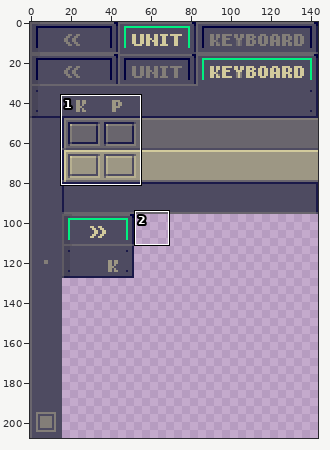
Sprite sheet -- static/res/unitbars.png. Above, an overview of the earlier version with the close-up marked.
Close-up. Before the commit:
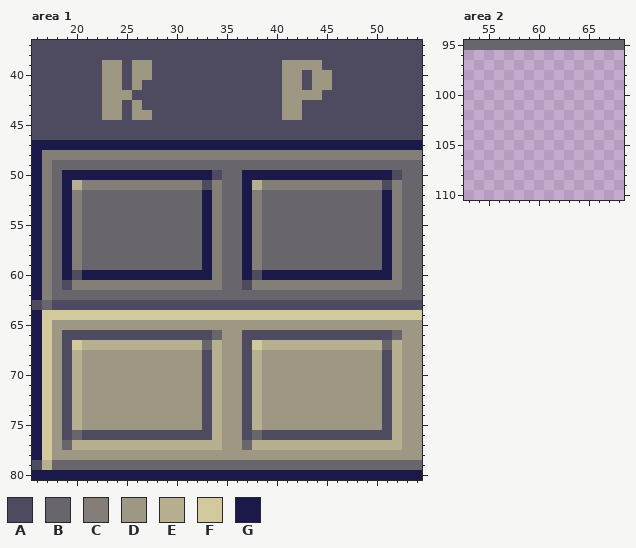
The file is 144x208 pixels. Colours within 5 levels of each other are drawn and written as one. Shown: area 1: x 16..54, y 37..80; area 2: x 53..68, y 95..110. The commit also changed other parts of the picture, which this record leaves out.
Palette (. is transparent): A #4e4b61  B #69656d  C #837e78  D #9d9784  E #b7b090  F #d2ca9c  G #1a1949
Pixels before, area 1, first column x 16:
37 AAAAAAAAAAAAAAAAAAAAAAAAAAAAAAAAAAAAAAA
38 AAAAAAAAAAAAAAAAAAAAAAAAAAAAAAAAAAAAAAA
39 AAAAAAADDADDAAAAAAAAAAAAADDDDAAAAAAAAAA
40 AAAAAAADDADDAAAAAAAAAAAAADDADDAAAAAAAAA
41 AAAAAAADDADAAAAAAAAAAAAAADDADDAAAAAAAAA
42 AAAAAAADDDAAAAAAAAAAAAAAADDDDAAAAAAAAAA
43 AAAAAAADDADAAAAAAAAAAAAAADDAAAAAAAAAAAA
44 AAAAAAADDADDAAAAAAAAAAAAADDAAAAAAAAAAAA
45 AAAAAAAAAAAAAAAAAAAAAAAAAAAAAAAAAAAAAAA
46 AAAAAAAAAAAAAAAAAAAAAAAAAAAAAAAAAAAAAAA
47 GGGGGGGGGGGGGGGGGGGGGGGGGGGGGGGGGGGGGGG
48 GCCCCCCCCCCCCCCCCCCCCCCCCCCCCCCCCCCCCCC
49 GCBBBBBBBBBBBBBBBBBBBBBBBBBBBBBBBBBBBBB
50 GCBGGGGGGGGGGGGGGGABBGGGGGGGGGGGGGGGABB
51 GCBGECCCCCCCCCCCCACBBGECCCCCCCCCCCCACBB
52 GCBGCBBBBBBBBBBBBGCBBGCBBBBBBBBBBBBGCBB
53 GCBGCBBBBBBBBBBBBGCBBGCBBBBBBBBBBBBGCBB
54 GCBGCBBBBBBBBBBBBGCBBGCBBBBBBBBBBBBGCBB
55 GCBGCBBBBBBBBBBBBGCBBGCBBBBBBBBBBBBGCBB
56 GCBGCBBBBBBBBBBBBGCBBGCBBBBBBBBBBBBGCBB
57 GCBGCBBBBBBBBBBBBGCBBGCBBBBBBBBBBBBGCBB
58 GCBGCBBBBBBBBBBBBGCBBGCBBBBBBBBBBBBGCBB
59 GCBGCBBBBBBBBBBBBGCBBGCBBBBBBBBBBBBGCBB
60 GCBGAGGGGGGGGGGGGGCBBGAGGGGGGGGGGGGGCBB
61 GCBACCCCCCCCCCCCCCCBBACCCCCCCCCCCCCCCBB
62 GCBBBBBBBBBBBBBBBBBBBBBBBBBBBBBBBBBBBBB
63 ABAAAAAAAAAAAAAAAAAAAAAAAAAAAAAAAAAAAAA
64 GFFFFFFFFFFFFFFFFFFFFFFFFFFFFFFFFFFFFFF
65 GFDDDDDDDDDDDDDDDDDDDDDDDDDDDDDDDDDDDDD
66 GFDAAAAAAAAAAAAAAABDDAAAAAAAAAAAAAAABDD
67 GFDAFEEEEEEEEEEEEBEDDAFEEEEEEEEEEEEBEDD
68 GFDAEDDDDDDDDDDDDAEDDAEDDDDDDDDDDDDAEDD
69 GFDAEDDDDDDDDDDDDAEDDAEDDDDDDDDDDDDAEDD
70 GFDAEDDDDDDDDDDDDAEDDAEDDDDDDDDDDDDAEDD
71 GFDAEDDDDDDDDDDDDAEDDAEDDDDDDDDDDDDAEDD
72 GFDAEDDDDDDDDDDDDAEDDAEDDDDDDDDDDDDAEDD
73 GFDAEDDDDDDDDDDDDAEDDAEDDDDDDDDDDDDAEDD
74 GFDAEDDDDDDDDDDDDAEDDAEDDDDDDDDDDDDAEDD
75 GFDAEDDDDDDDDDDDDAEDDAEDDDDDDDDDDDDAEDD
76 GFDABAAAAAAAAAAAAAEDDABAAAAAAAAAAAAAEDD
77 GFDBEEEEEEEEEEEEEEEDDBEEEEEEEEEEEEEEEDD
78 GFDDDDDDDDDDDDDDDDDDDDDDDDDDDDDDDDDDDDD
79 AEBBBBBBBBBBBBBBBBBBBBBBBBBBBBBBBBBBBBB
80 GGGGGGGGGGGGGGGGGGGGGGGGGGGGGGGGGGGGGGG
Pixels before, area 2, first column x 53:
95 BBBBBBBBBBBBBBBB
After:
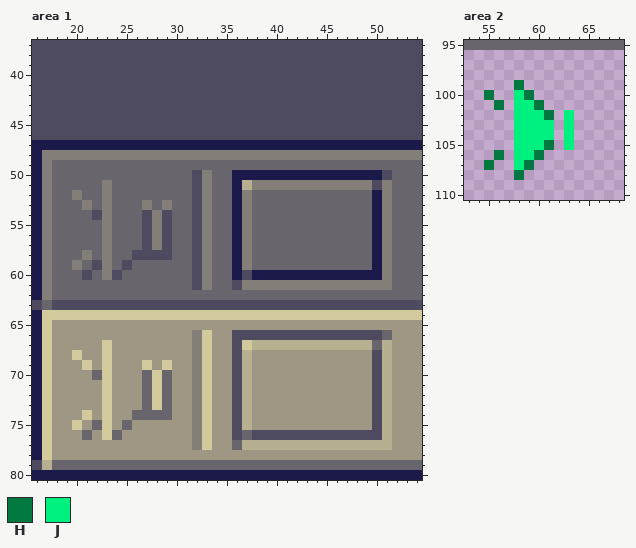
Colours new in this view: H #007840  J #00f080
Edits made:
Changed rows in their new state; - is an unchanged pixel.
Area 1:
first column x 23:
39 AA-AA-------------AAAA-
40 AA-AA-------------AA-AA
41 AA-A--------------AA-AA
42 AAA---------------AAAA-
43 AA-A--------------AA---
44 AA-AA-------------AA---
first column x 19:
50 BBBBBBBBBBBBBACB-G--------------AB
51 BBBB-BBBBBBBBACB-GEC-----------ACB
52 B---C--------ACB-GCB-----------GCB
53 BBC-C---C-C--ACB-GCB-----------GCB
54 BB-AC---ACA--ACB-GCB-----------GCB
55 BB--C---ACA--ACB-GCB-----------GCB
56 BB--C---ACA--ACB-GCB-----------GCB
57 BB--C---ACA--ACB-GCB-----------GCB
58 BBC-C--AAAA--ACB-GCB-----------GCB
59 B--AC-A------ACB-GCB-----------GCB
60 BBABCABBBBBBBACB-GAG------------CB
61 BBBBBBBBBBBBBA-B-AC--------------B
first column x 19:
66 DDDDDDDDDDDDDCFD-A--------------BD
67 DDDDFDDDDDDDDCFD-AFE-----------BED
68 DF--F--------CFD-AED-----------AED
69 DDF-F---F-F--CFD-AED-----------AED
70 DD-BF---BFB--CFD-AED-----------AED
71 DD--F---BFB--CFD-AED-----------AED
72 DD--F---BFB--CFD-AED-----------AED
73 DD--F---BFB--CFD-AED-----------AED
74 DDF-F--BBBB--CFD-AED-----------AED
75 DF-BF-B------CFD-AED-----------AED
76 DDBDFBDDDDDDDCFD-ABA------------ED
77 DDDDDDDDDDDDDCFD-BE--------------D
Area 2:
first column x 55:
 99 ---H-----
100 H--JH----
101 -H-JJH---
102 ---JJJH-J
103 ---JJJJ-J
104 ---JJJJ-J
105 ---JJJH-J
106 -H-JJH---
107 H--JH----
108 ---H-----
